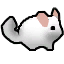
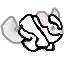
Two versions of the same layered image (64x64). Layer-by-layer changes:
added layer "plate helmet" above "Layer" over [32, 14, 63, 44]
added layer "Layer" above "plate armor" over [33, 14, 62, 43]
added layer "plate armor" above "plate helmet copy" over [18, 13, 56, 52]
added layer "plate helmet copy" above "Chinchilla_east.png" over [19, 15, 54, 51]
"Chinchilla_east.png": opacity 100% → 39% over [0, 7, 64, 51]
